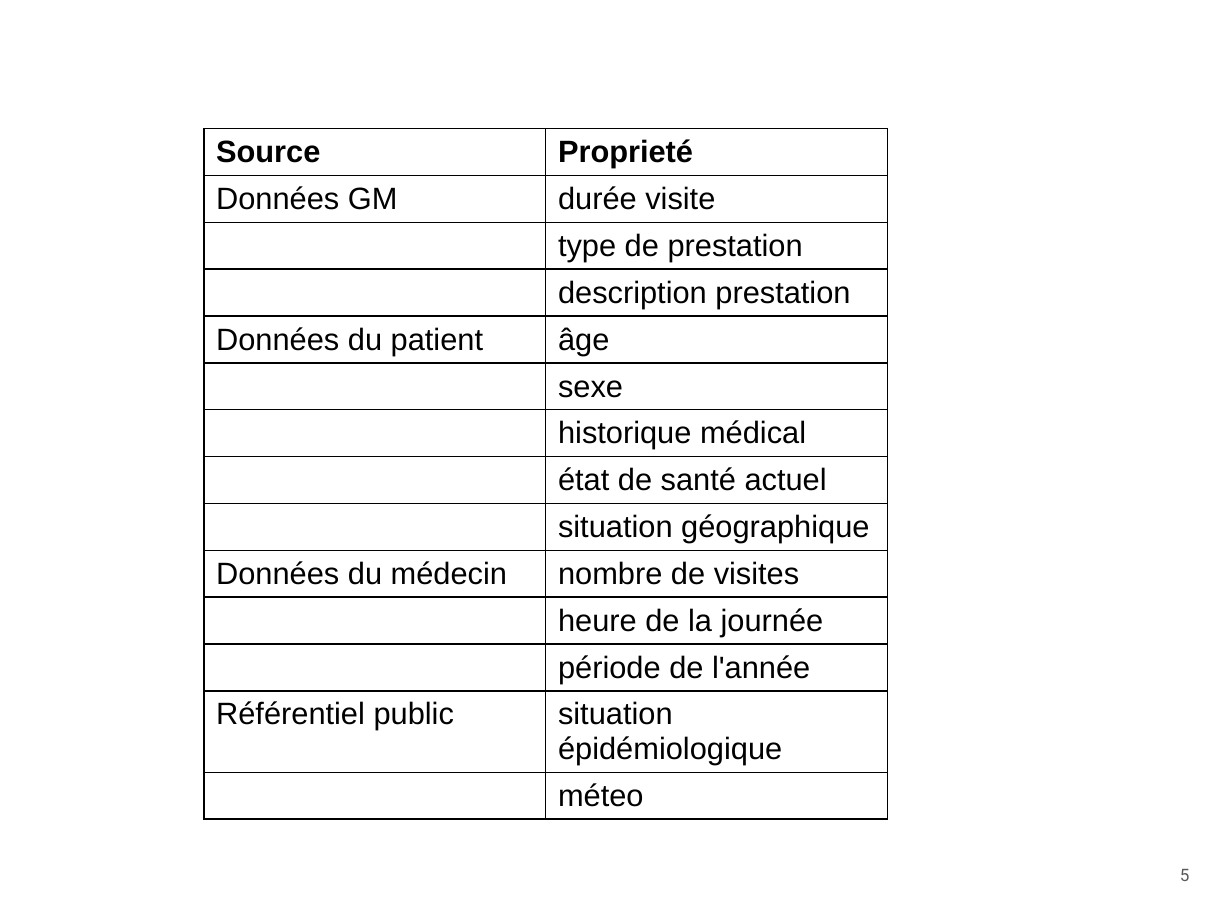
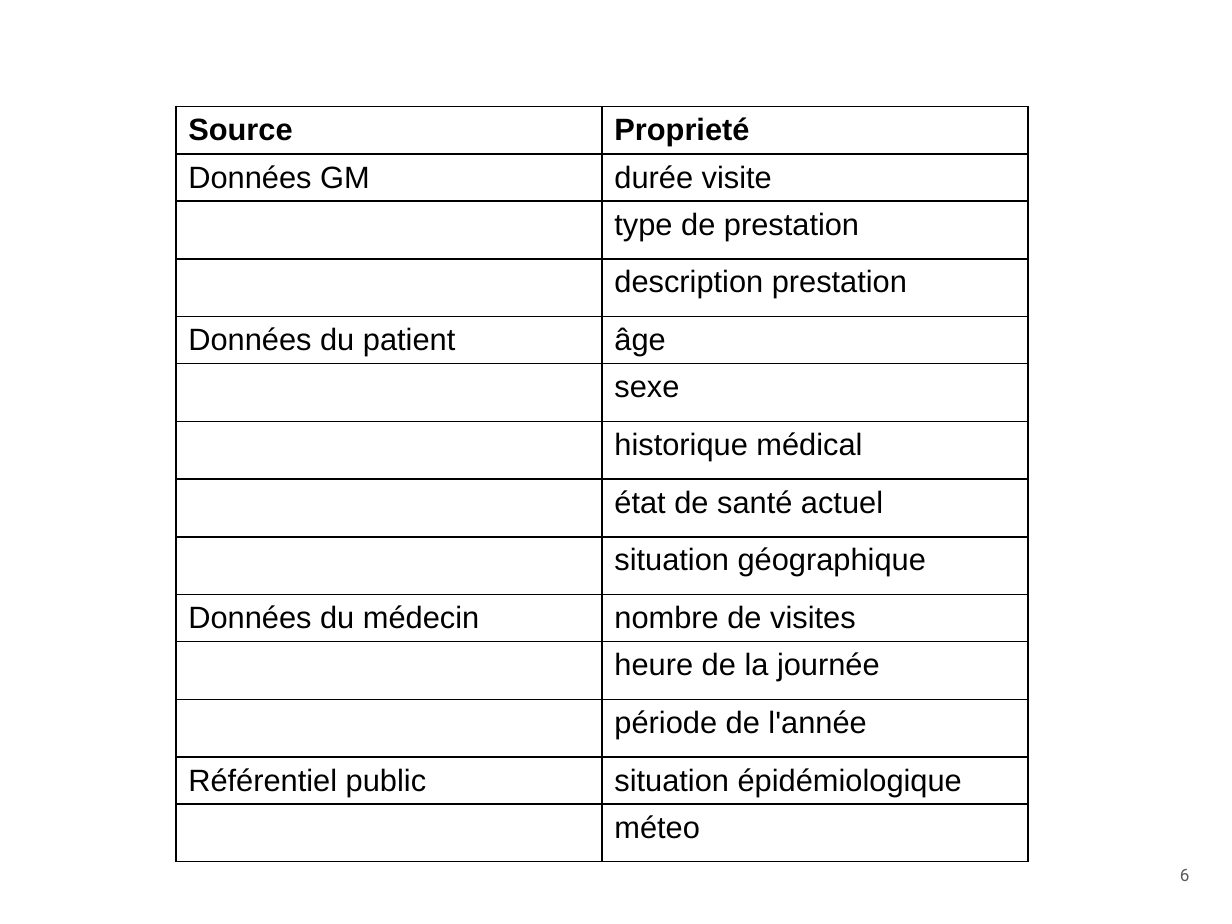
Before and after one commit to giodemaio/hackathonGM, a slide deck: slide 6 of GM IT Hackathon PITCH Doc Time.pptx (slide 5 before the commit). Drawn at 1232x924 pixels with LibreOffice and Linux fonts; fonts in the diff are those of the drawing; background and template pictures are left out. Boxes give left, top, right and bottom in pixels: in the first picture for what was removed or moved away, otherwise in the second. Text is boxed around its words. In the diff, an @@ line names an element or a change of style, - is before the commit and + after.

```diff
--- a/GM IT Hackathon PITCH Doc Time.pptx
+++ b/GM IT Hackathon PITCH Doc Time.pptx
@@ table resized from (x1=203, y1=128, x2=888, y2=811) to (x1=176, y1=106, x2=1029, y2=843) @@
@@ page number at (x1=1180, y1=869, x2=1190, y2=881): text changed @@
-5
+6
```
Also in this commit, not shown: 1 other slide changed, 3 slides added, 2 slides removed.
